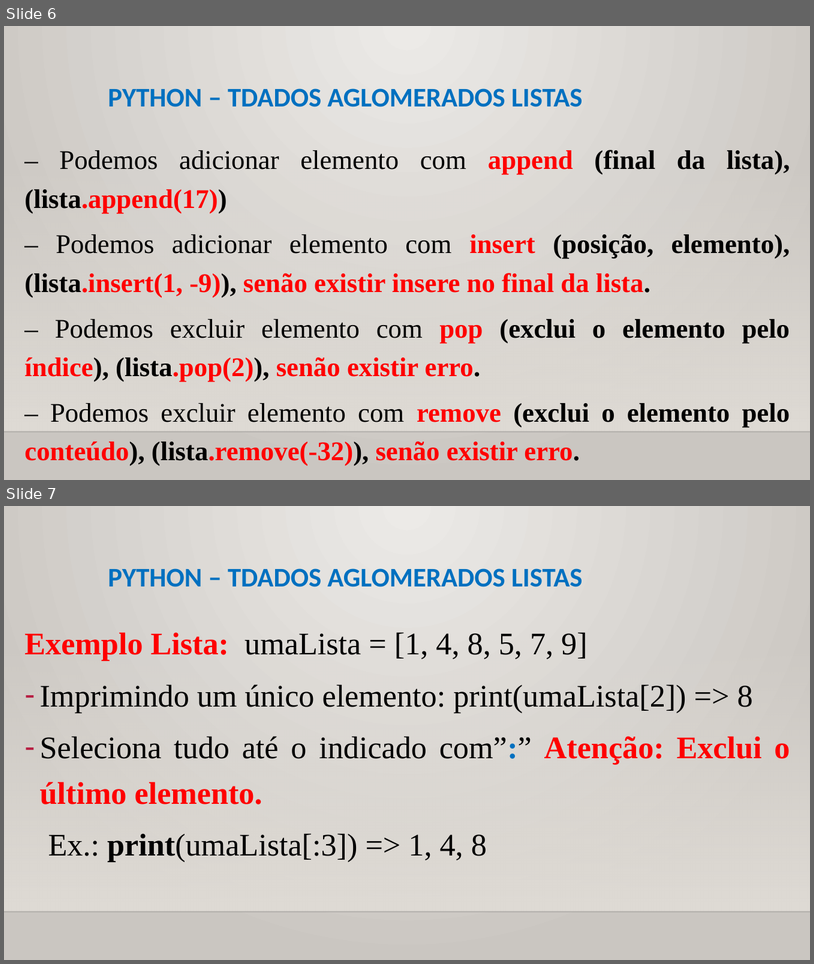
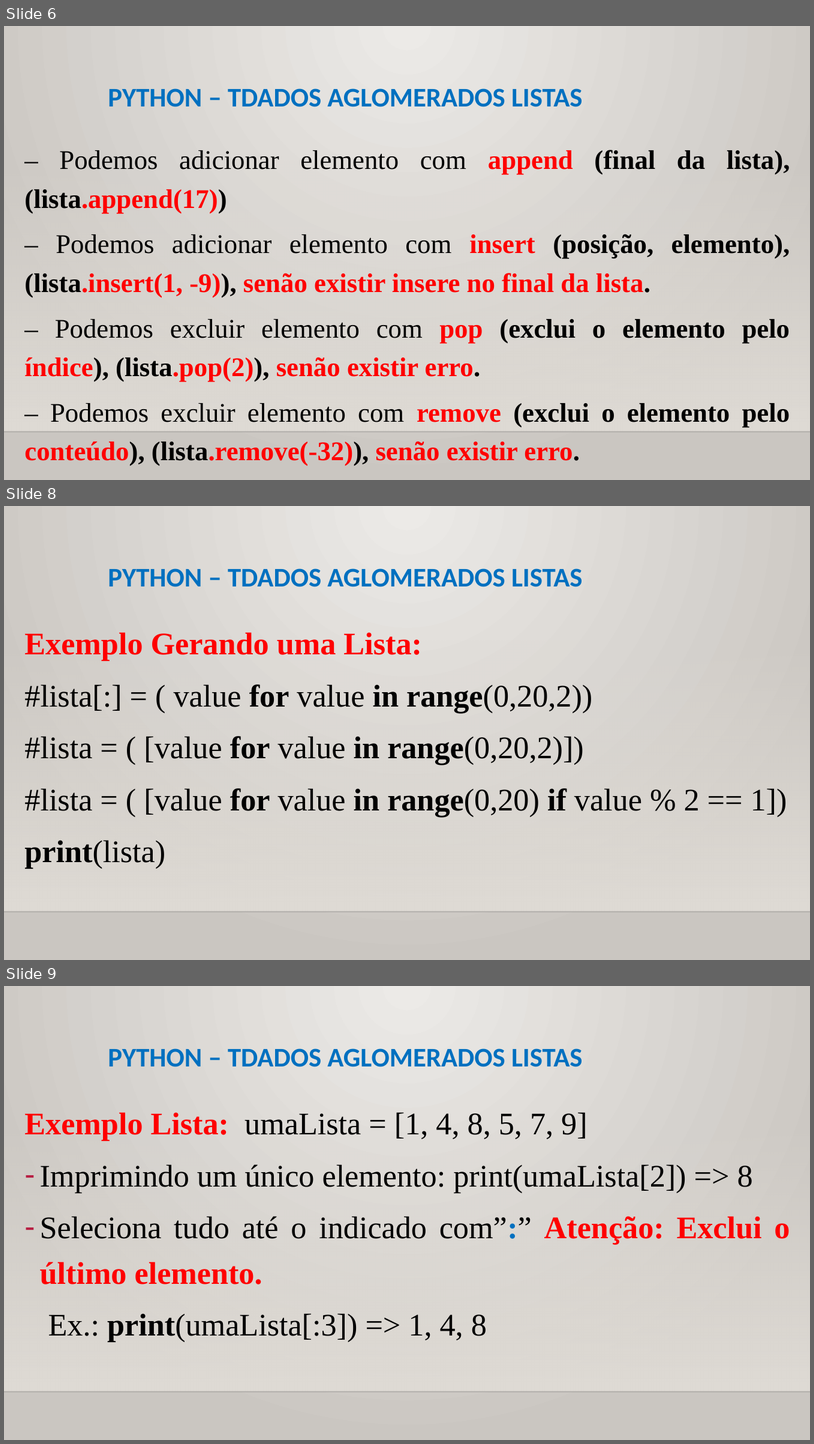
Before and after one commit to CloudEducationBrazil/WydenUniRuyPythonRAD, a slide deck: 01 Classes/Aula 07 RAD Python - Tipos de Dados Aglomerados.pptx. Shown one above the other, each under a label of ours: slides 6 and 7 before the commit, slides 6, 8 and 9 after it; the slides between them are not shown. The pictures are 814x964 and 814x1444 pixels, drawn with LibreOffice and Linux fonts; fonts in the diff are those of the drawing; background and template pictures are left out. Boxes give left, top, right and bottom in pixels: in the first picture for what was removed or moved away, otherwise in the second. Text is boxed around its words. In the diff, an @@ line names an element or a change of style, - is before the commit and + after.

Commit message:
Aula 7 Python 20092022

```diff
--- a/01 Classes/Aula 07 RAD Python - Tipos de Dados Aglomerados.pptx
+++ b/01 Classes/Aula 07 RAD Python - Tipos de Dados Aglomerados.pptx
@@ slide 8 added at <box>4,506,810,960</box>, background picture (left out); not listed: 2 template elements that a slide beside it also shows @@
@@ title added at <box>108,568,583,587</box>, 24 pt, text #0070C0, bold @@
+PYTHON – TDADOS AGLOMERADOS LISTAS
@@ text added at <box>24,632,788,868</box>, 28 pt, text #000000 @@
+Exemplo Gerando uma Lista:
+#lista[:] = ( value for value in range(0,20,2))
+#lista = ( [value for value in range(0,20,2)])
+#lista = ( [value for value in range(0,20) if value % 2 == 1])
+print(lista)
@@ what was slide 7 is now slide 9 @@
```
Also in this commit, not shown: 1 other slide added.
